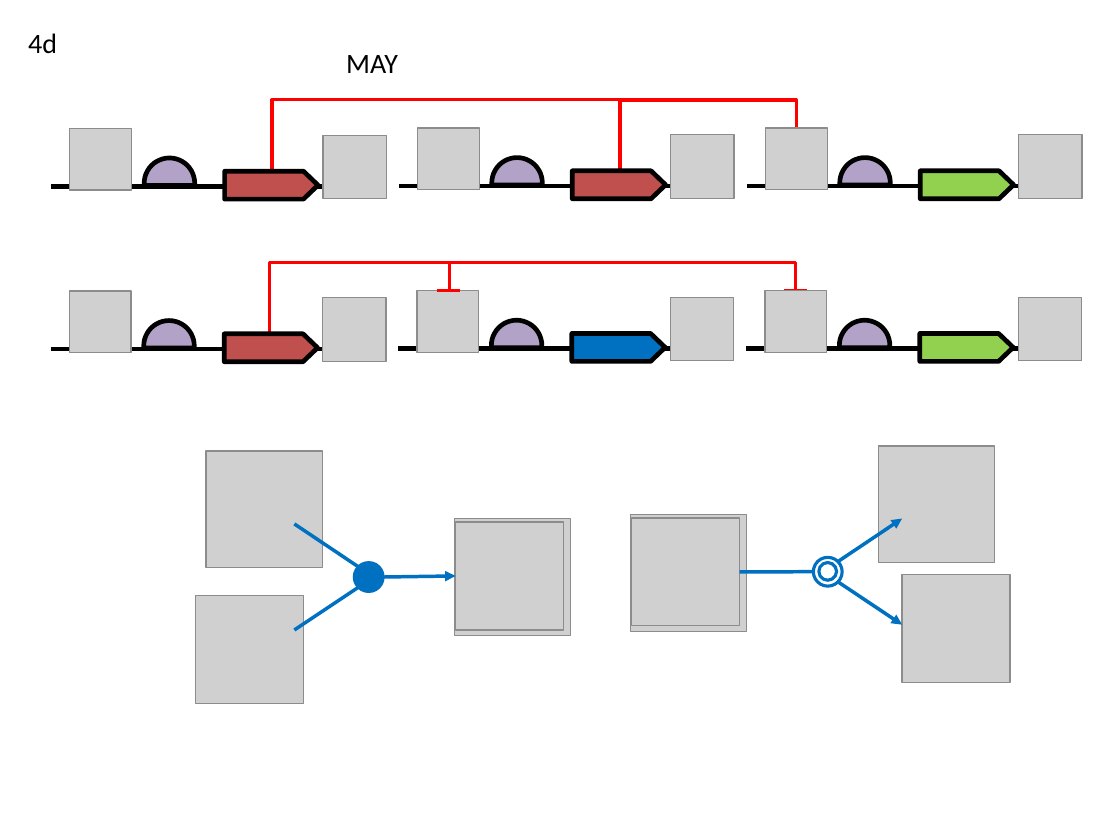
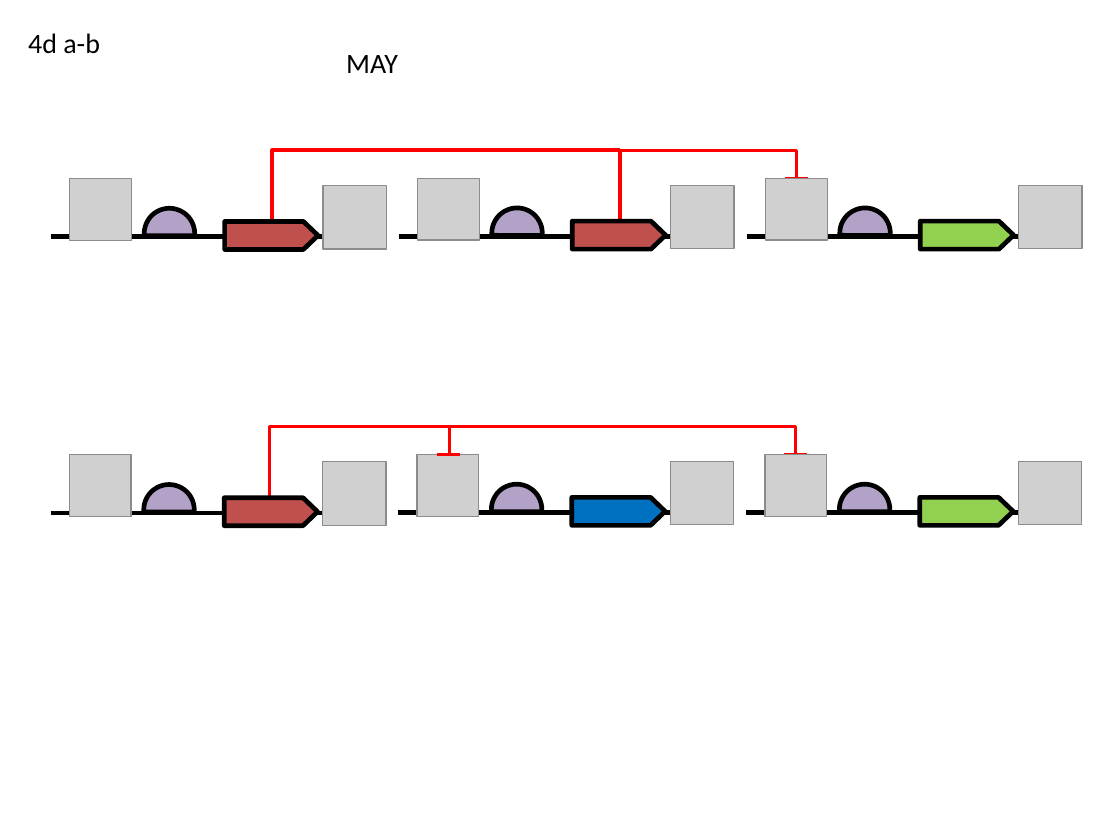
Before and after one commit to SynBioDex/SBOL-visual, a slide deck: slide 4 of specification/imgsrc/4.pptx. Drawn at 1120x840 pixels with LibreOffice and Linux fonts; fonts in the diff are those of the drawing; grey boxes stand for pictures. Boxes give left, top, right and bottom in pixels: in the first picture for what was removed or moved away, otherwise in the second. Text is boxed around its words. In the diff, an @@ line names an element or a change of style, - is before the commit and + after.

```diff
--- a/specification/imgsrc/4.pptx
+++ b/specification/imgsrc/4.pptx
@@ text at box(28, 33, 100, 54): text changed @@
-4d
+4d a-b
@@ 6 pictures, 4 lines, 3 right arrows, 3 chord (boxed as its full ellipse)s, 2 elbow lines: place and size @@
-6 pictures, 4 lines, 3 right arrows, 3 chord (boxed as its full ellipse)s, 2 elbow lines at box(52, 100, 1082, 208)
+6 pictures, 4 lines, 3 right arrows, 3 chord (boxed as its full ellipse)s, 2 elbow lines at box(52, 150, 1082, 259)
@@ picture removed at box(878, 446, 995, 562) @@
@@ picture removed at box(206, 451, 323, 568) @@
@@ line removed from (295, 524) to (358, 567) @@
@@ picture removed at box(455, 519, 571, 635) @@
@@ picture removed at box(456, 522, 563, 629) @@
@@ picture removed at box(631, 515, 747, 632) @@
@@ picture removed at box(632, 517, 739, 625) @@
@@ 6 pictures, 6 lines, 3 right arrows, 3 chord (boxed as its full ellipse)s, 1 elbow line: place and size @@
-6 pictures, 6 lines, 3 right arrows, 3 chord (boxed as its full ellipse)s, 1 elbow line at box(50, 262, 1082, 371)
+6 pictures, 6 lines, 3 right arrows, 3 chord (boxed as its full ellipse)s, 1 elbow line at box(50, 427, 1082, 535)
@@ ellipse removed at box(354, 562, 383, 591) @@
@@ ellipse removed at box(819, 562, 837, 580) @@
@@ picture removed at box(196, 596, 304, 703) @@
@@ line removed from (295, 629) to (358, 587) @@
@@ arrow removed from (383, 577) to (456, 576) @@
@@ group removed at box(739, 519, 902, 625): 2 arrows, 1 ellipse, 1 line @@
@@ picture removed at box(902, 575, 1009, 682) @@
```
Also in this commit, not shown: 3 other slides changed, 4 slides added, 1 slide removed, 13 other files.
